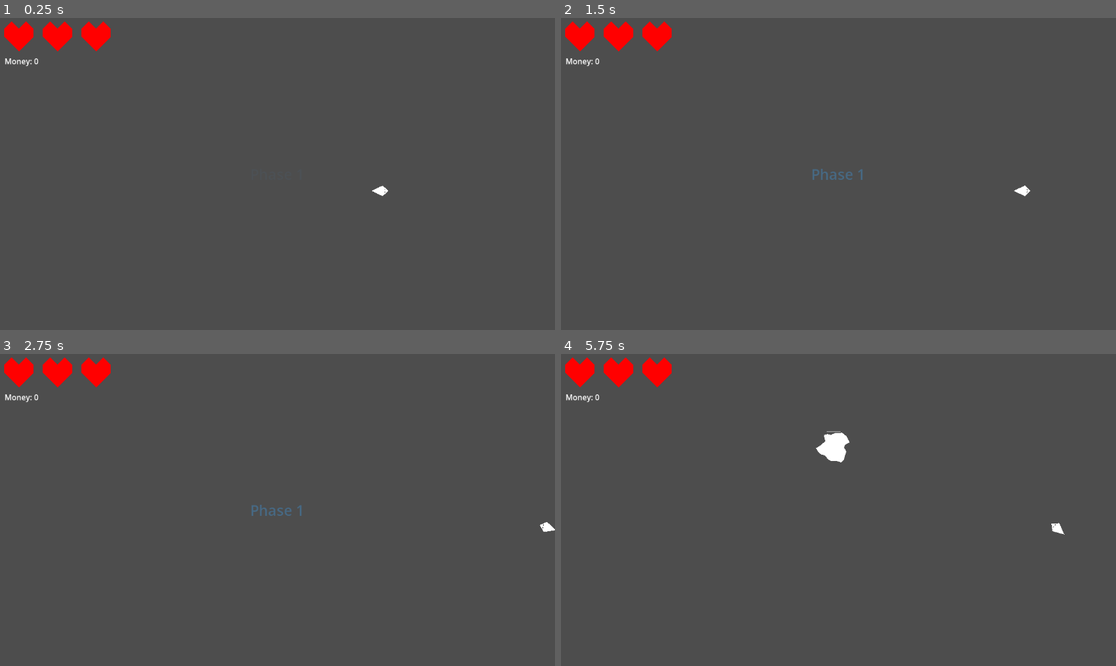
Above: before the commit, frames 1-4 (two rows, left to right).
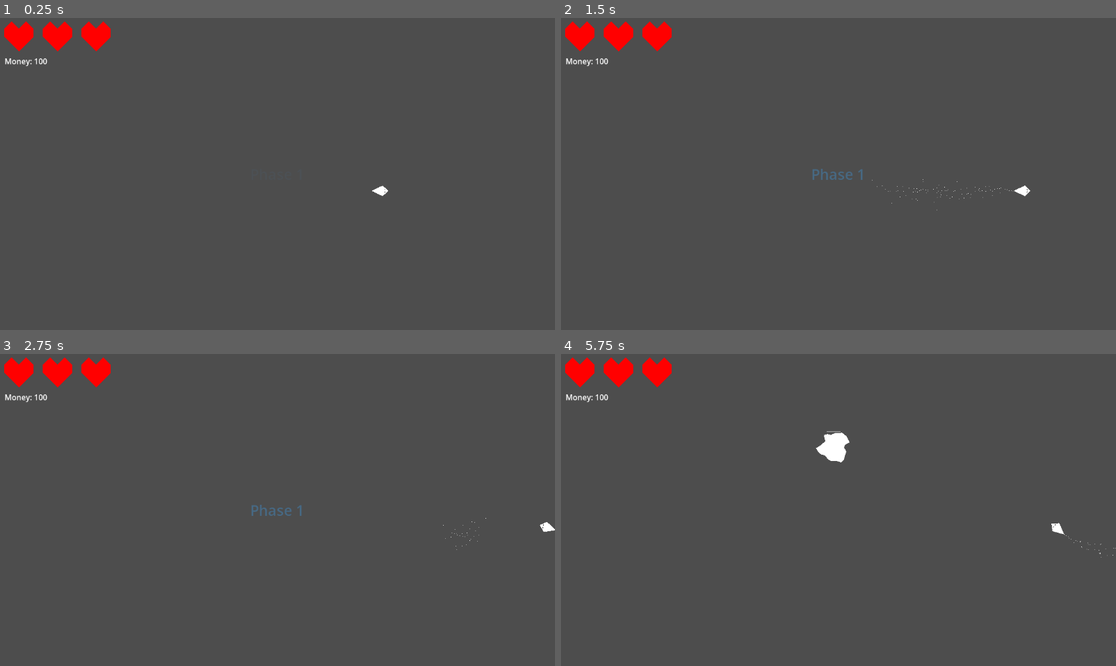
Above: after the commit, the same moments.

Repository: carsonetb/3-button-game
Game: Godot game, scene res://level/level.tscn
Same seed, same stepped clock (60 frames per second), same inputs: the game is played once before the commit and once after it.
Inputs:
- Up to frame 1 (0.25 s): no input
- Up to frame 2 (1.5 s): tap Enter at 0.5 s; hold W (accelerate) from 0.53 s (still down); tap Space at 1.25 s
- Up to frame 3 (2.75 s): tap Enter at 2 s; release W (accelerate) at 2.03 s; hold A (left) from 2.03 s (still down)
- Up to frame 4 (5.75 s): release A (left) at 4.28 s; hold D (right) 4.28-5.03 s; hold W (accelerate) from 5.03 s (still down)

The runs differ from the first frame. In frame 1, less than 0.1% of the frame differs, in the area x 6-9%, y 12-15%; in frame 2, less than 0.1%, in the area x 6-82%, y 12-62%; in frame 3, less than 0.1%; in frame 4, less than 0.1%.

Commit message:
General improvements

Diff:
--- a/objects/astroid/astroid.gd
+++ b/objects/astroid/astroid.gd
@@ -13,6 +13,7 @@
 	scale *= randf_range(Constants.ASTROID_MIN_SCALE, Constants.ASTROID_MAX_SCALE)
 	rotation = randf_range(0.0, TAU)
 	rot_vel = randf_range(0.0, deg_to_rad(Constants.ASTROID_MAX_ROT_VEL))
+	health.health *= scale.length()
 	var worth := (scale.length() - 0.4) * 20.0
 
 	await health.died
--- a/objects/astroid/health.gd
+++ b/objects/astroid/health.gd
@@ -4,11 +4,13 @@
 signal damaged(new_health: float)
 signal died
 
-const START_HEALTH: float = 100.0
-
-var health: float = START_HEALTH
+var health: float = 100.0
 
 @onready var health_bar: ProgressBar = $HealthBar
+
+func _ready() -> void:
+	await get_tree().process_frame
+	health_bar.max_value = health
 
 func _process(delta: float) -> void:
 	health_bar.value = health
--- /dev/null
+++ b/objects/player/animation.gd
@@ -0,0 +1,20 @@
+class_name PlayerAnimation
+extends Node2D
+
+var boost_process: ParticleProcessMaterial:
+	get:
+		return boost_particles.process_material
+var boost_enabled: bool = false
+var sprite_visible: bool = true
+
+@onready var player: Player = get_parent()
+@onready var boost_particles: GPUParticles2D = $Boost
+@onready var texture: Node2D = $Texture
+
+func _process(delta: float) -> void:
+	boost_particles.emitting = boost_enabled
+	var new_gravity := -player.direction * 300.0
+	boost_process.gravity.x = new_gravity.x
+	boost_process.gravity.y = new_gravity.y
+
+	texture.visible = sprite_visible
--- a/objects/player/player.gd
+++ b/objects/player/player.gd
@@ -15,6 +15,7 @@
 		return velocity.normalized()
 
 @onready var hud: PlayerHUD = $HUD
+@onready var animation: PlayerAnimation = $Animation
 @onready var weapons: PlayerWeapons = $Weapons
 @onready var input: PlayerInput = $Input
 @onready var health: PlayerHealth = $Health
@@ -53,9 +54,10 @@
 
 	if !health.invincible && !visibility_timer.is_stopped():
 		visibility_timer.stop()
-		visible = true
+		animation.sprite_visible = true
 
 	hud.set_money(upgrades.money)
+	animation.boost_enabled = input.accelerating
 
 func _on_area_entered(area: Area2D) -> void:
 	health.damage()
@@ -64,7 +66,7 @@
 	visibility_timer.start()
 
 func _on_damaged_visibility_timeout() -> void:
-	visible = !visible
+	animation.sprite_visible = !animation.sprite_visible
 
 static func create(direction: Vector2 = Vector2.ZERO) -> Player:
 	var packed: PackedScene = load("uid://bh6uqjn50sxf2")
--- a/objects/player/player.tscn
+++ b/objects/player/player.tscn
@@ -4,18 +4,33 @@
 [ext_resource type="Script" uid="uid://c625yq5pcv01d" path="res://objects/player/input.gd" id="2_g7ett"]
 [ext_resource type="Script" uid="uid://b43l223oirh6b" path="res://objects/player/hud.gd" id="2_gnkmh"]
 [ext_resource type="Script" uid="uid://b0daf1j7rtb58" path="res://objects/player/weapons.gd" id="3_ssrue"]
+[ext_resource type="Script" uid="uid://8gdbljdolhai" path="res://objects/player/animation.gd" id="4_bi5m7"]
 [ext_resource type="Texture2D" uid="uid://dtpvatgjn4otu" path="res://objects/player/life.png" id="5_xkryw"]
+[ext_resource type="Texture2D" uid="uid://bed8td3uj1vfx" path="res://objects/player/shield.png" id="6_xgwla"]
 [ext_resource type="Script" uid="uid://cw0487xd5n7hi" path="res://objects/player/health.gd" id="6_xkryw"]
 [ext_resource type="Script" uid="uid://dhnk157d00b32" path="res://objects/player/upgrades.gd" id="7_ow0dq"]
 [ext_resource type="Script" uid="uid://cr2673ximcypn" path="res://objects/player/shields.gd" id="8_m4kly"]
 
 [sub_resource type="CircleShape2D" id="CircleShape2D_g7ett"]
 
+[sub_resource type="ParticleProcessMaterial" id="ParticleProcessMaterial_bi5m7"]
+particle_flag_disable_z = true
+inherit_velocity_ratio = 0.2
+direction = Vector3(0, 1, 0)
+spread = 20.171
+initial_velocity_min = 335.0
+initial_velocity_max = 335.0
+gravity = Vector3(-500, 0, 0)
+turbulence_enabled = true
+turbulence_noise_strength = 0.06
+turbulence_noise_scale = 6.737
+
 [node name="Player" type="Area2D" unique_id=386925563]
 collision_mask = 4
 script = ExtResource("1_cqmt1")
 
 [node name="HUD" type="CanvasLayer" parent="." unique_id=5812171 node_paths=PackedStringArray("lives_start")]
+process_mode = 3
 follow_viewport_enabled = true
 script = ExtResource("2_gnkmh")
 life_icon = ExtResource("5_xkryw")
@@ -37,20 +52,30 @@
 rotation = 1.5707964
 shape = SubResource("CircleShape2D_g7ett")
 
-[node name="Texture" type="Node2D" parent="." unique_id=2021200006]
+[node name="Animation" type="Node2D" parent="." unique_id=2021200006]
 rotation = 1.5707964
+script = ExtResource("4_bi5m7")
 
-[node name="Polygon2D" type="Polygon2D" parent="Texture" unique_id=645147114]
+[node name="Texture" type="Node2D" parent="Animation" unique_id=656356186]
+
+[node name="Polygon2D" type="Polygon2D" parent="Animation/Texture" unique_id=645147114]
 polygon = PackedVector2Array(0, 23, 11, 0, 0, -12, -11, 0)
 
-[node name="Polygon2D2" type="Polygon2D" parent="Texture" unique_id=1555704637]
+[node name="Polygon2D2" type="Polygon2D" parent="Animation/Texture" unique_id=1555704637]
 color = Color(0, 0, 0, 1)
 polygon = PackedVector2Array(-1, -6, -5, -4, -2, -4)
 
-[node name="Polygon2D3" type="Polygon2D" parent="Texture" unique_id=31480038]
-scale = Vector2(-1, 1)
+[node name="Polygon2D3" type="Polygon2D" parent="Animation/Texture" unique_id=31480038]
+rotation = 3.1415927
+scale = Vector2(1, -1)
 color = Color(0, 0, 0, 1)
 polygon = PackedVector2Array(-1, -6, -5, -4, -2, -4)
+
+[node name="Boost" type="GPUParticles2D" parent="Animation" unique_id=1431459946]
+position = Vector2(0, 24)
+amount = 100
+fixed_fps = 60
+process_material = SubResource("ParticleProcessMaterial_bi5m7")
 
 [node name="Weapons" type="Node2D" parent="." unique_id=1487935776]
 script = ExtResource("3_ssrue")
@@ -59,6 +84,15 @@
 [node name="Shoot" type="Timer" parent="Weapons" unique_id=379784294]
 wait_time = 0.1
 one_shot = true
+
+[node name="Shields" type="Node2D" parent="." unique_id=1336055448]
+script = ExtResource("8_m4kly")
+
+[node name="Recharge" type="Timer" parent="Shields" unique_id=2090502337]
+one_shot = true
+
+[node name="Sprite" type="Sprite2D" parent="Shields" unique_id=295170979]
+texture = ExtResource("6_xgwla")
 
 [node name="Input" type="Node" parent="." unique_id=689808548]
 script = ExtResource("2_g7ett")
@@ -73,17 +107,11 @@
 [node name="Upgrades" type="Node" parent="." unique_id=1156169233]
 script = ExtResource("7_ow0dq")
 
-[node name="Shields" type="Node" parent="." unique_id=744015933]
-script = ExtResource("8_m4kly")
-
-[node name="Recharge" type="Timer" parent="Shields" unique_id=2090502337]
-one_shot = true
-
 [node name="DamagedVisibility" type="Timer" parent="." unique_id=1126080756]
 wait_time = 0.05
 
 [connection signal="area_entered" from="." to="." method="_on_area_entered"]
+[connection signal="timeout" from="Shields/Recharge" to="Shields" method="_on_recharge_timeout"]
 [connection signal="damaged" from="Health" to="." method="_on_health_damaged"]
 [connection signal="timeout" from="Health/Invincibility" to="Health" method="_on_invincibility_timeout"]
-[connection signal="timeout" from="Shields/Recharge" to="Shields" method="_on_recharge_timeout"]
 [connection signal="timeout" from="DamagedVisibility" to="." method="_on_damaged_visibility_timeout"]
--- a/objects/player/shields.gd
+++ b/objects/player/shields.gd
@@ -1,7 +1,11 @@
 class_name PlayerShields
 extends Node
 
-var active: bool = false
+var active: bool = false:
+	set(val):
+		active = val
+		if !recharging:
+			sprite.visible = active
 var max_absorption: int = 0
 var absorption: int = 0
 var recharge_time: float = 0.
@@ -11,6 +15,16 @@
 		return !recharge_timer.is_stopped()
 
 @onready var recharge_timer: Timer = $Recharge
+@onready var sprite: Sprite2D = $Sprite
+
+func _ready() -> void:
+	sprite.visible = false
+
+func recharge() -> void:
+	while recharging:
+		sprite.visible = !sprite.visible
+		await get_tree().create_timer(0.05).timeout
+	sprite.visible = true
 
 func consume(damage: int) -> int:
 	if !active || absorption == 0:
@@ -20,6 +34,7 @@
 	if absorption <= 0:
 		absorption = 0
 		recharge_timer.start()
+	recharge()
 	return out
 
 func activate(_absorption: int, _recharge_time: float) -> void:
--- a/objects/player/upgrades.gd
+++ b/objects/player/upgrades.gd
@@ -3,11 +3,7 @@
 
 var available: Dictionary[String, Upgrade] = {}
 
-@onready var money: int = 0:
-	set(val):
-		money = val
-		print("Set money to {0}".format([money]))
-		print_stack()
+@onready var money: int = 100
 @onready var player: Player = get_parent()
 
 func _ready() -> void:
--- a/objects/player/weapons.gd
+++ b/objects/player/weapons.gd
@@ -1,17 +1,17 @@
 class_name PlayerWeapons
 extends Node2D
-
-const BULLET_SPEED: float = 1000.0 # px/s
 
 @onready var player: Player = get_parent()
 @onready var shoot_timer: Timer = $Shoot
 @onready var bullet_scene: PackedScene = preload("uid://db07di0sgxahh") # objects/bullet/bullet.tscn
+
+var bullet_speed: float = 1000.0 # px/s
 
 func _process(delta: float) -> void:
 	if !player.input.shooting || !shoot_timer.is_stopped():
 		return
 
 	shoot_timer.start()
-	var bullet := Bullet.create(player.direction, BULLET_SPEED)
+	var bullet := Bullet.create(player.direction, bullet_speed)
 	player.get_parent().add_child(bullet) # TODO: Make this access world or something.
 	bullet.global_position = player.global_position
Not shown, added: objects/player/animation.gd.uid
Binary file added: objects/player/shield.png
Not shown, added: objects/player/shield.png.import
